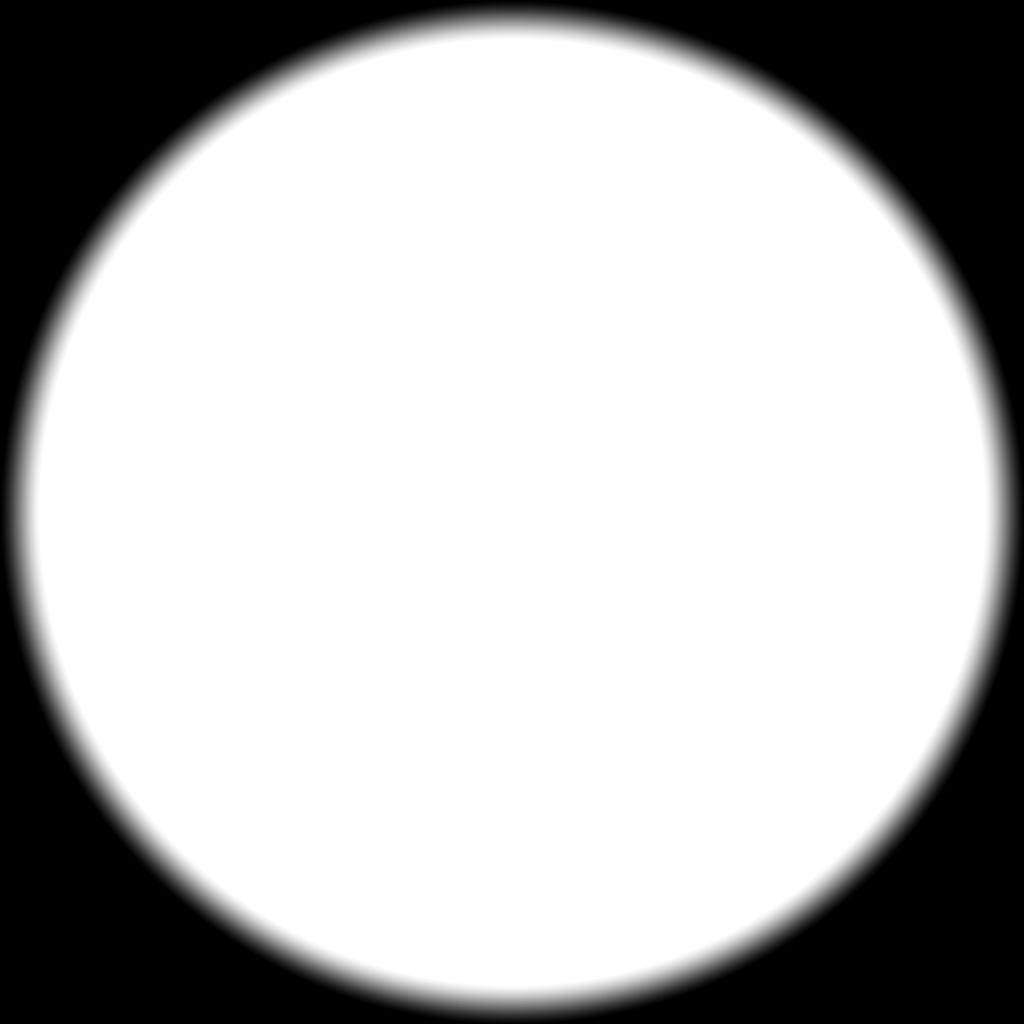
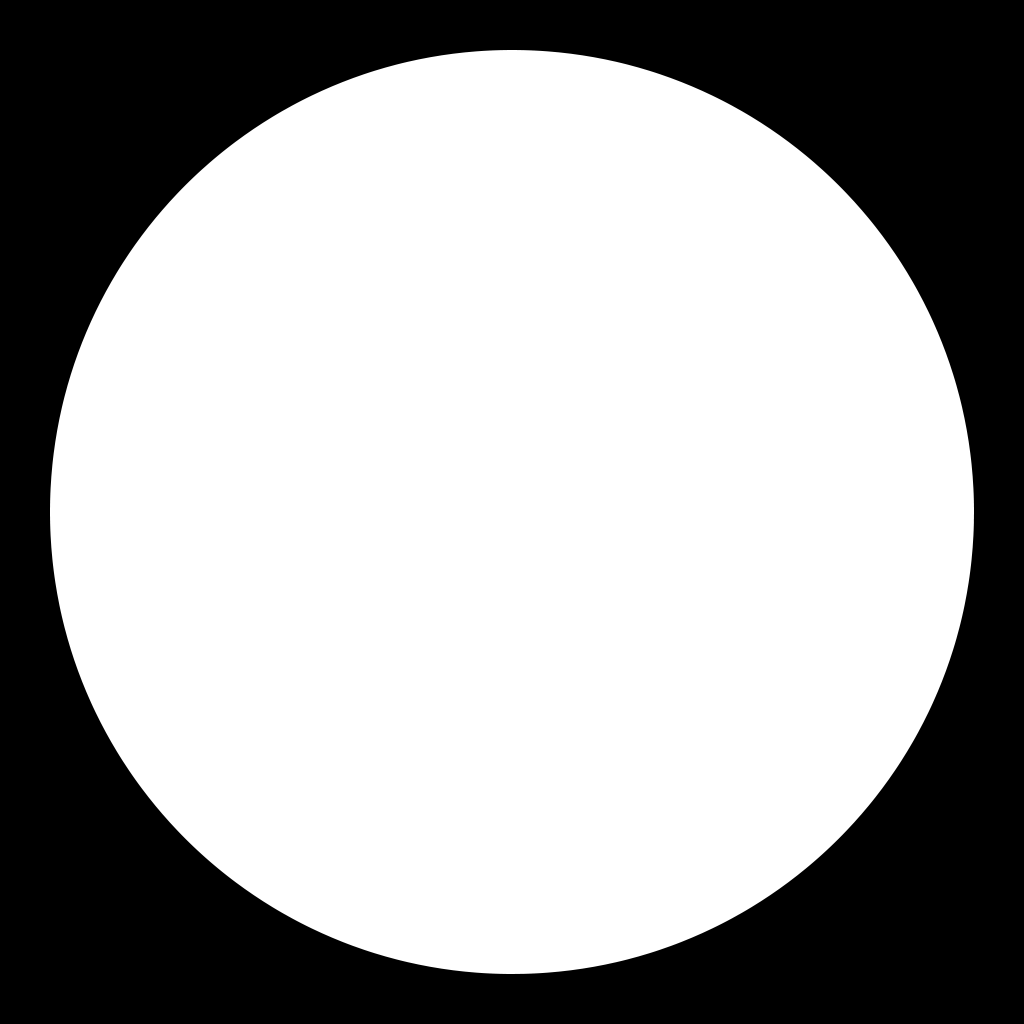
Two versions of the same layered image (1024px x 1024px). Layer-by-layer changes:
painted on "Ellipse 1" over left=1, top=1, right=1024, bottom=1024
